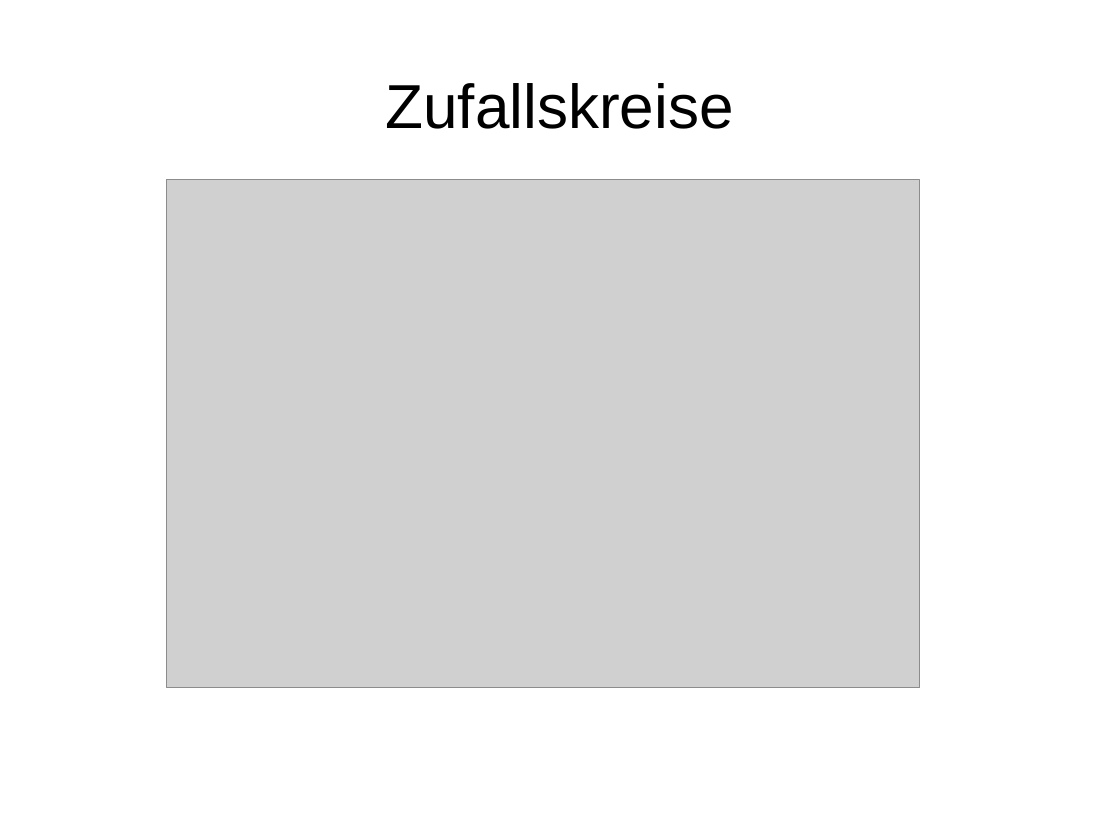
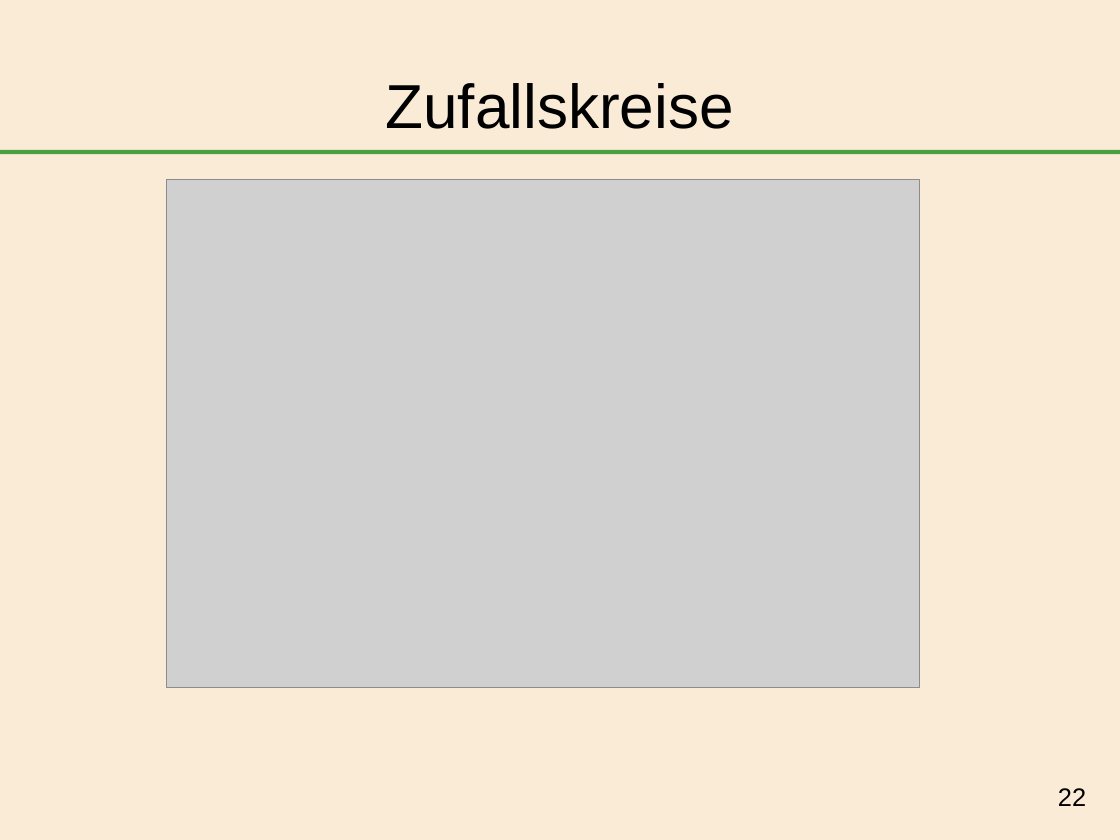
Before and after one commit to AfuroZamurai/InformatiCup_Leibniz-7, a slide deck: slide 22 of praesentation/Leibniz7_praesentation.odp. Drawn at 1120x840 pixels with LibreOffice and Linux fonts; fonts in the diff are those of the drawing; grey boxes stand for pictures. Boxes give left, top, right and bottom in pixels: in the first picture for what was removed or moved away, otherwise in the second. Text is boxed around its words. In the diff, an @@ line names an element or a change of style, - is before the commit and + after.

Commit message:
added color + page numbers in presentation

```diff
--- a/praesentation/Leibniz7_praesentation.odp
+++ b/praesentation/Leibniz7_praesentation.odp
@@ background #FFFFFF to #FAEBD7 @@
@@ line added from (0, 152) to (1120, 152), #008000 3 pt @@
@@ page number added at (1058,788,1086,806), 18 pt, text #000000 @@
+22
```
Also in this commit, not shown: 26 other slides changed.
